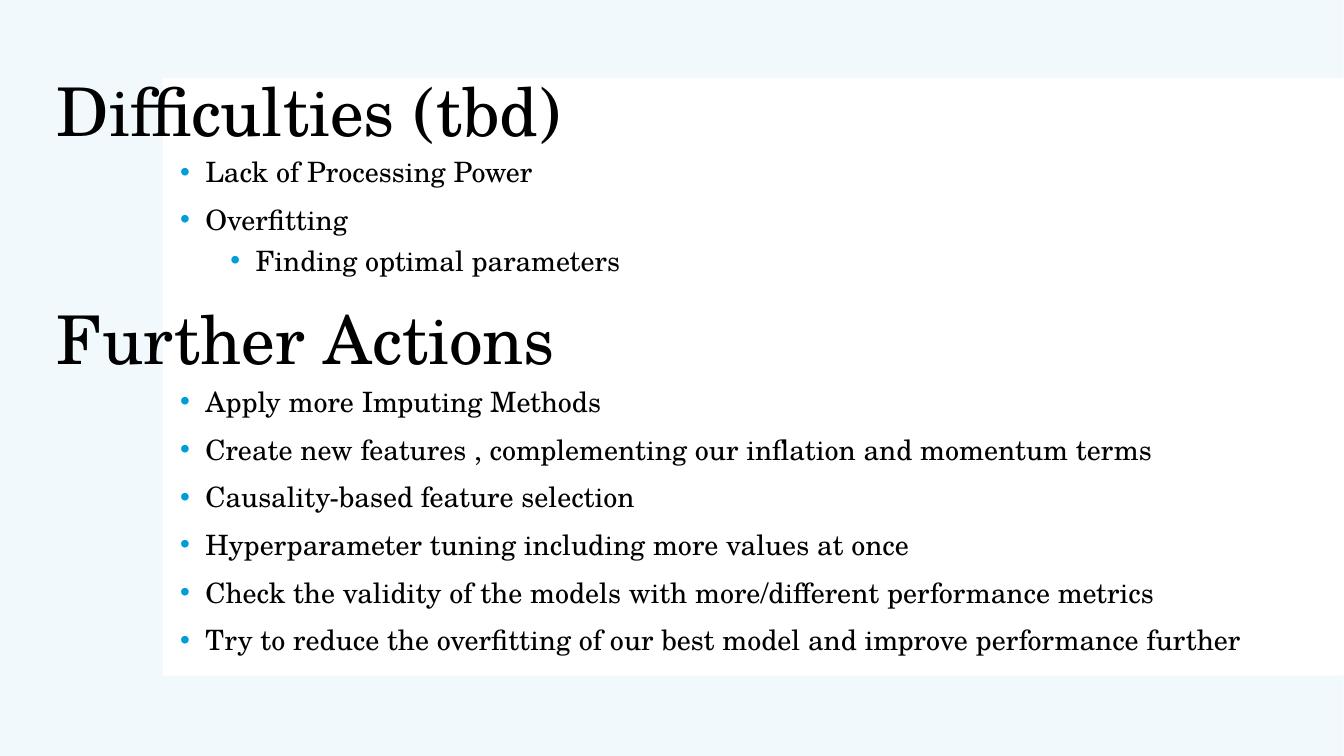
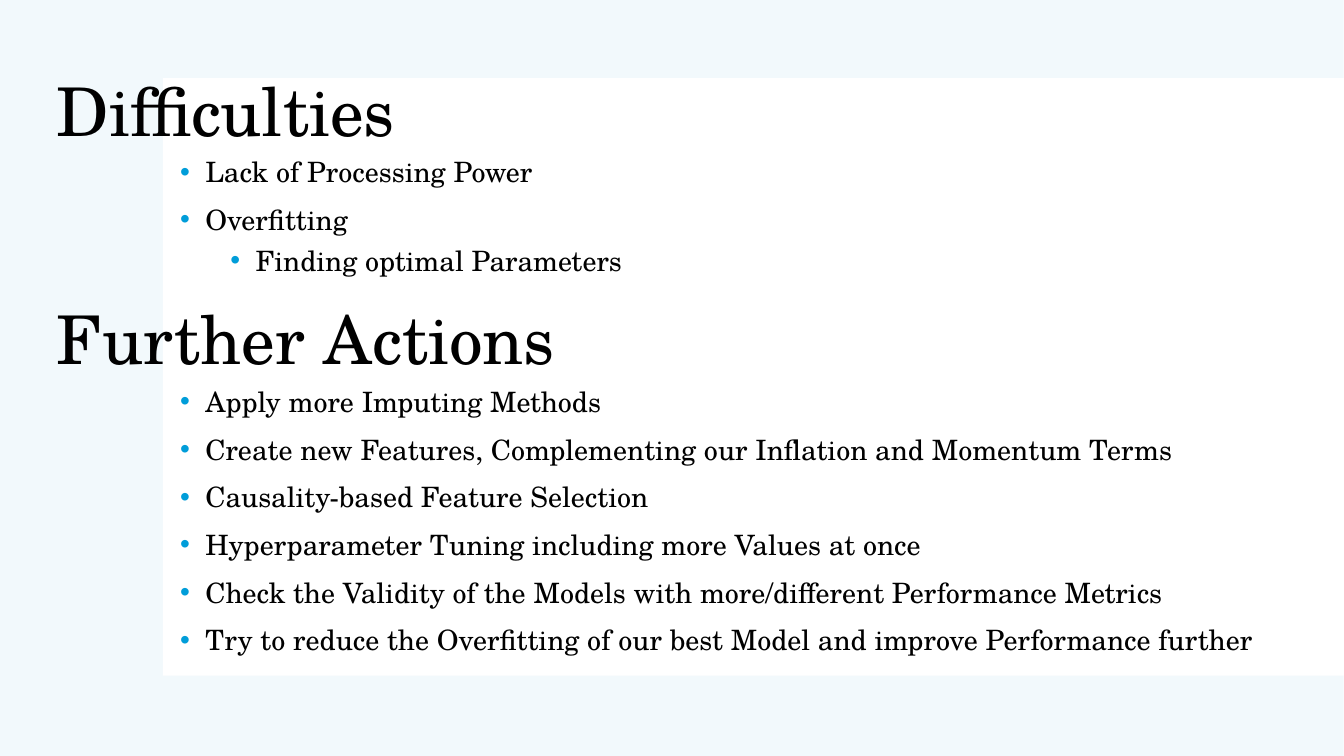
Before and after one commit to AtK42/ML_stonks_2021, a slide deck: slide 9 of Group2_ML_Project_Presentation.pptx. Drawn at 1344x756 pixels with LibreOffice and Linux fonts; fonts in the diff are those of the drawing. Boxes give left, top, right and bottom in pixels: in the first picture for what was removed or moved away, otherwise in the second. Text is boxed around its words. In the diff, an @@ line names an element or a change of style, - is before the commit and + after.

```diff
--- a/Group2_ML_Project_Presentation.pptx
+++ b/Group2_ML_Project_Presentation.pptx
@@ text at [57, 86, 395, 137]: text changed @@
-Difficulties (tbd)
+Difficulties
@@ text at [256, 250, 622, 277]: text changed @@
-  • Finding optimal parameters
+  • Finding optimal Parameters
@@ text at [205, 439, 1252, 656]: text changed @@
-• Create new features , complementing our inflation and momentum terms
-• Causality-based feature selection
-• Hyperparameter tuning including more values at once
-• Check the validity of the models with more/different performance metrics
-• Try to reduce the overfitting of our best model and improve performance further
+• Create new Features, Complementing our Inflation and Momentum Terms
+• Causality-based Feature Selection
+• Hyperparameter Tuning including more Values at once
+• Check the Validity of the Models with more/different Performance Metrics
+• Try to reduce the Overfitting of our best Model and improve Performance further
```
Also in this commit, not shown: 5 other slides changed, 1 slide added.
